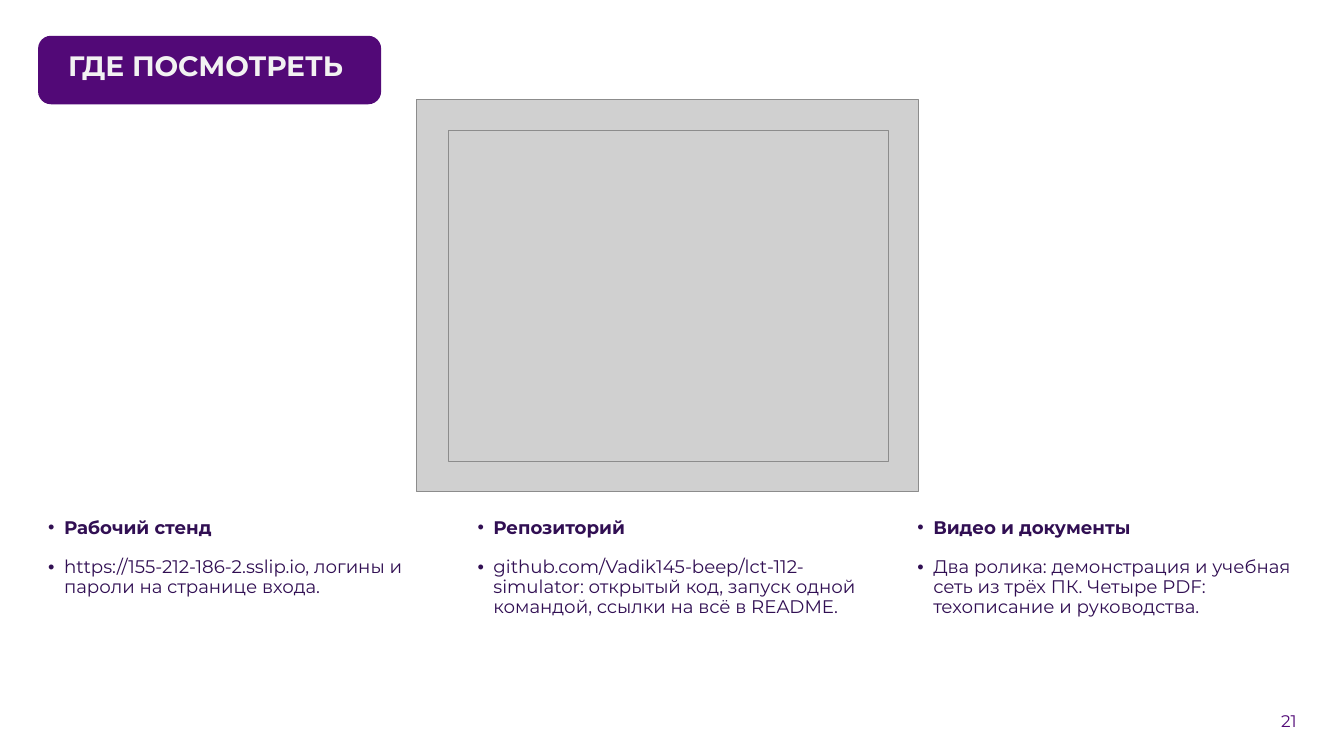
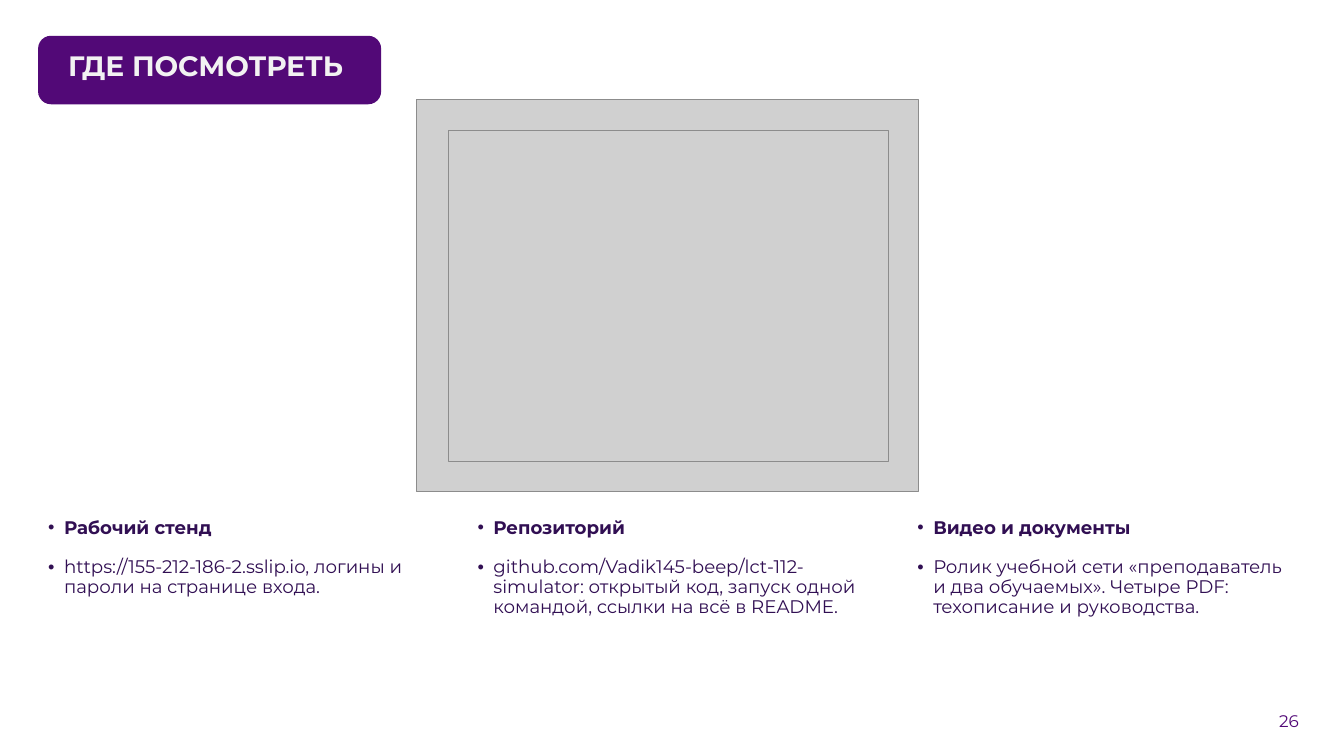
Before and after one commit to Vadik145-beep/lct-112-simulator, a slide deck: slide 26 of docs/presentation/ЛЦТ2026_Ультратех_задача9.pptx (slide 21 before the commit). Drawn at 1344x756 pixels with LibreOffice and Linux fonts; fonts in the diff are those of the drawing; grey boxes stand for pictures; background and template pictures are left out. Boxes give left, top, right and bottom in pixels: in the first picture for what was removed or moved away, otherwise in the second. Text is boxed around its words. In the diff, an @@ line names an element or a change of style, - is before the commit and + after.

```diff
--- a/docs/presentation/ЛЦТ2026_Ультратех_задача9.pptx
+++ b/docs/presentation/ЛЦТ2026_Ультратех_задача9.pptx
@@ text at box(933, 559, 1282, 617): text changed @@
-• Два ролика: демонстрация и учебная сеть из трёх ПК. Четыре PDF: техописание и руководства.
+• Ролик учебной сети «преподаватель и два обучаемых». Четыре PDF: техописание и руководства.
@@ page number at box(1279, 715, 1299, 727): text changed @@
-21
+26
```
Also in this commit, not shown: 5 other slides changed, 9 slides added, 4 slides removed, 1 other file.
